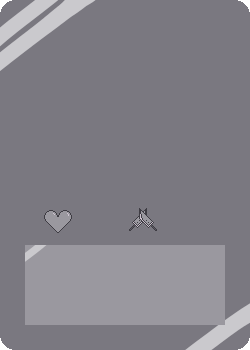
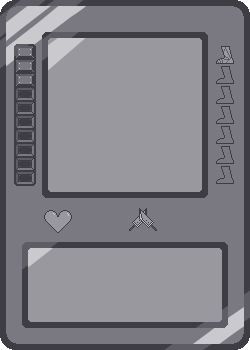
Before/after of a (250, 350) layered artwork. What changed in the layer stack:
showed "Borders", painted on it over [0, 0, 250, 350]
showed "Movement", painted on it over [216, 46, 234, 64]
showed "EnergyEmpty", painted on it over [15, 87, 35, 101]
showed "EnergyFull", painted on it over [15, 45, 35, 59]
showed "Energy", painted on it over [15, 45, 35, 185]
showed "CharacterArt", painted on it over [45, 34, 205, 195]
painted on "DescriptionBox" over [25, 245, 57, 270]
